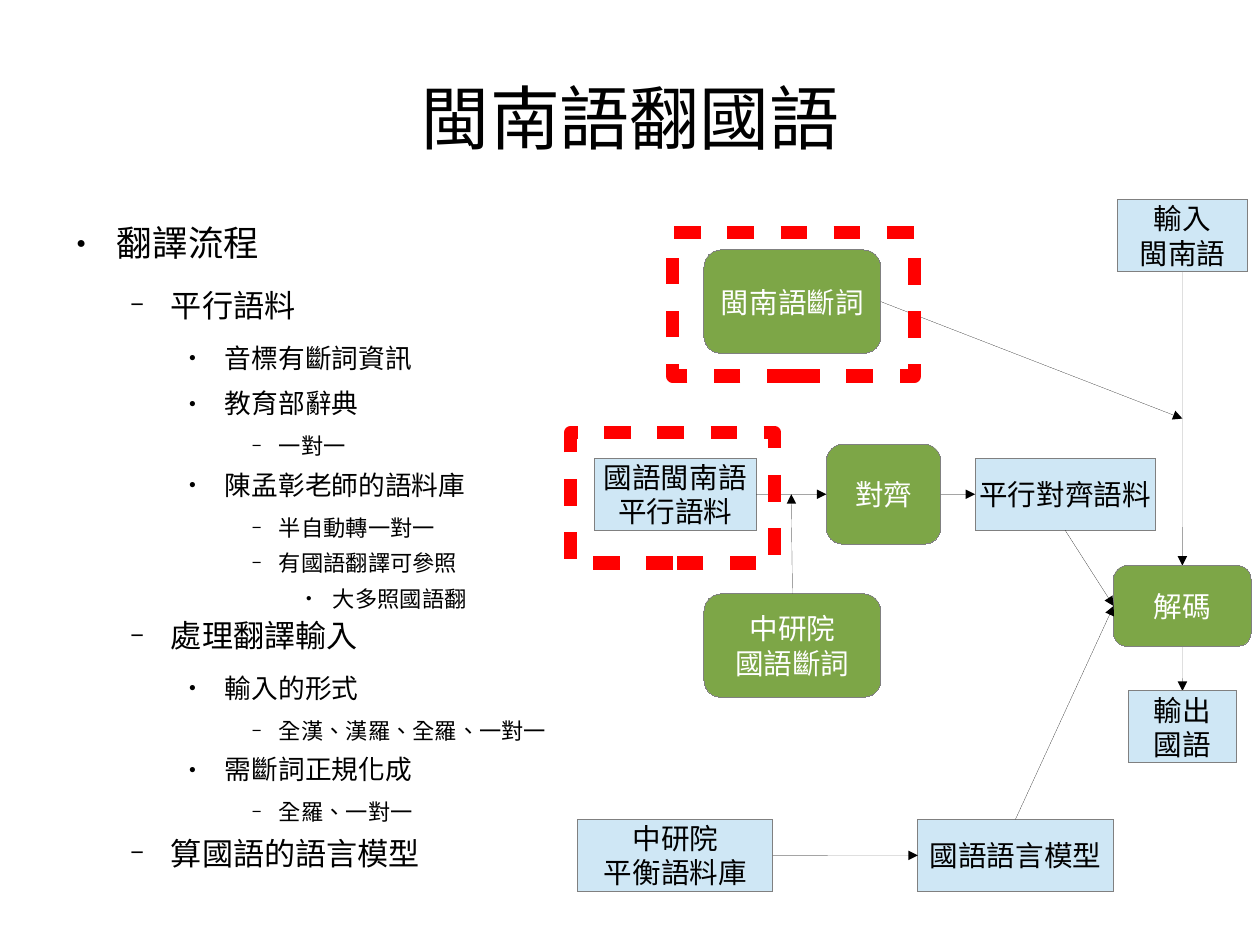
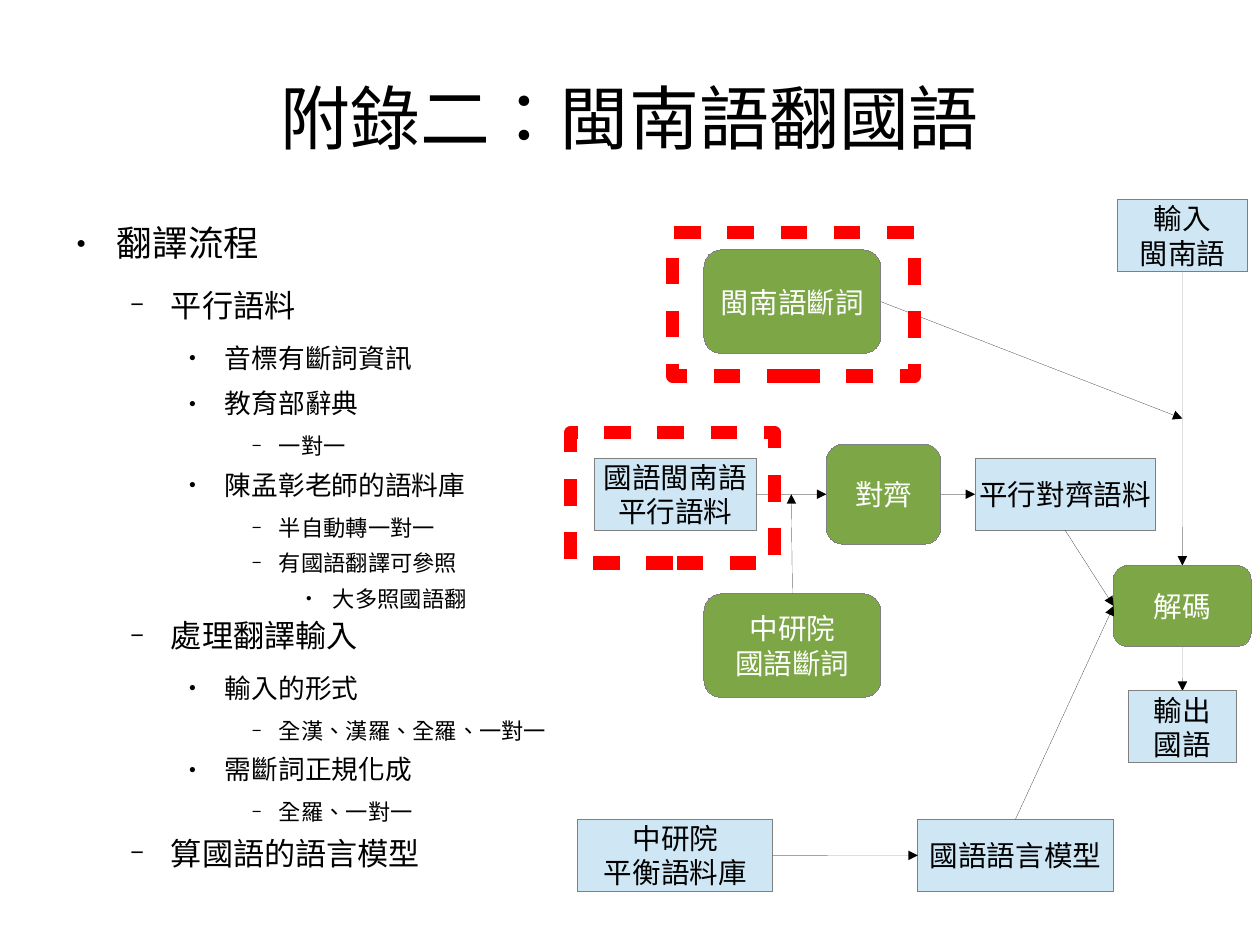
Before and after one commit to sih4sing5hong5/po3-ko3_tau5-iann2-phinn3, a slide deck: slide 26 of 翻譯報告.odp (slide 27 before the commit). Drawn at 1260x945 pixels with LibreOffice and Linux fonts; fonts in the diff are those of the drawing. Boxes give left, top, right and bottom in pixels: in the first picture for what was removed or moved away, otherwise in the second. Text is boxed around its words. In the diff, an @@ line names an element or a change of style, - is before the commit and + after.

```diff
--- a/翻譯報告.odp
+++ b/翻譯報告.odp
@@ title at [280, 85, 978, 150]: text changed @@
-閩南語翻國語
+附錄二：閩南語翻國語
```
Also in this commit, not shown: 8 other slides changed, 3 slides added, 2 slides removed.
